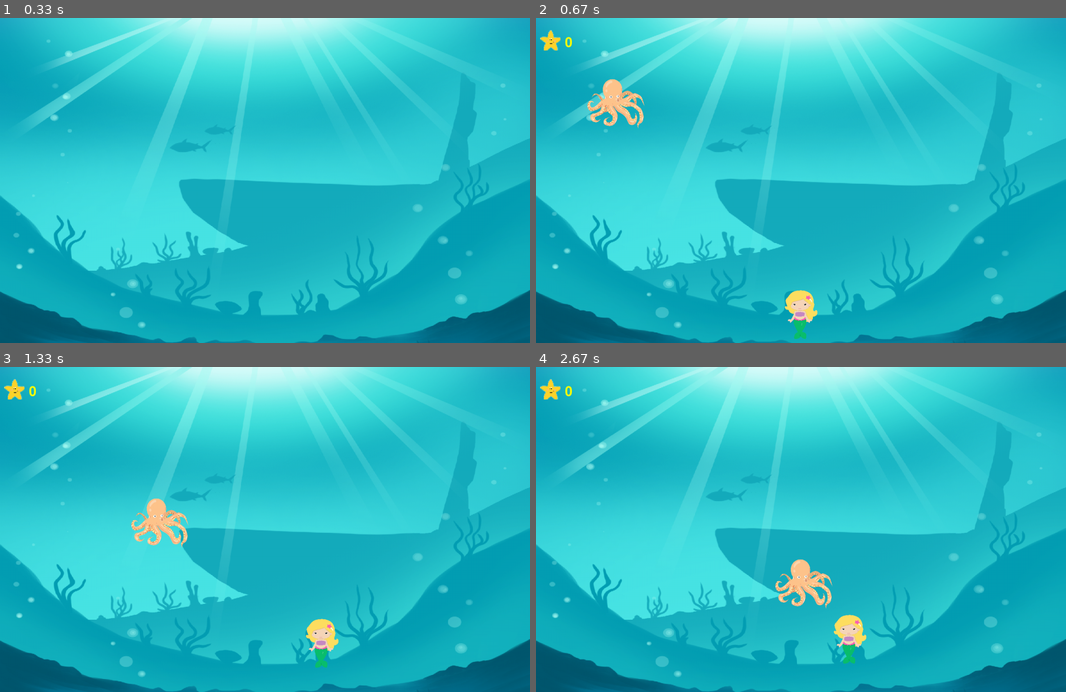
Above: before the commit, frames 1-4 (two rows, left to right).
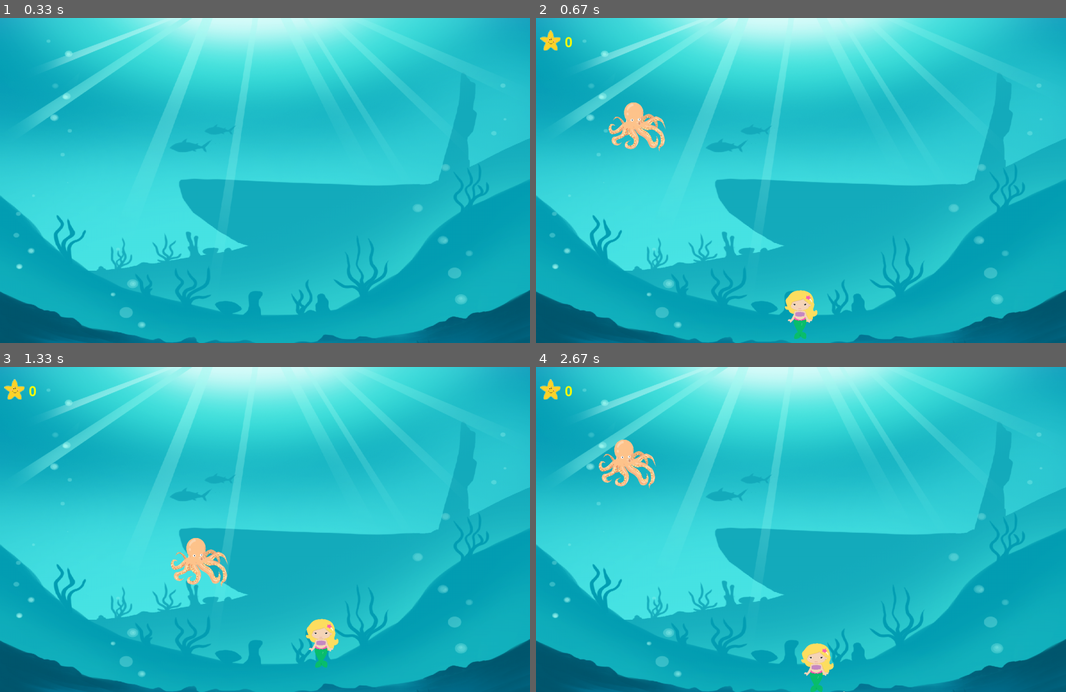
Above: after the commit, the same moments.

Repository: thaissabaini/thaissabaini-PyGame
Game: pygame game, started from jogo_v5.py
Same seed, same stepped clock (60 frames per second), same inputs: the game is played once before the commit and once after it.
Inputs:
- Up to frame 1 (0.33 s): no input
- Up to frame 2 (0.67 s): tap Space at 0.33 s
- Up to frame 3 (1.33 s): hold Right 0.67-1.13 s; tap Space at 0.73, 1.03, 1.23 s; hold Up from 1.17 s (still down)
- Up to frame 4 (2.67 s): release Up at 1.47 s; hold Right 1.5-1.97 s; tap Space at 1.57, 1.87, 2.07, 2.37, 2.63 s; hold Left 2-2.53 s; hold Down from 2.57 s (still down)

Frame 1 is identical in both runs. In frame 2, 1.4% of the frame differs, in the area x 0-25%, y 3-42%; in frame 3, 1.6%; in frame 4, 2.8%, in the area x 0-63%, y 3-100%.

Commit message:
velocidade polvo

Diff:
--- a/jogo_v5.py
+++ b/jogo_v5.py
@@ -21,7 +21,7 @@
 sereia_real = pygame.transform.scale(sereia_img, (sereia_largura, sereia_altura))
 
 estrela_img= pygame.image.load('imagens/star.png').convert_alpha()
-estrela_img=pygame.transform.scale(estrela_img,(30,30))
+estrela_img=pygame.transform.scale(estrela_img,(40,40))
 estrela_maior = pygame.transform.scale(estrela_img,(50,50))
 
 polvo_img= pygame.image.load('imagens/polvo.png').convert_alpha()
@@ -111,8 +111,8 @@
         self.rect=self.image.get_rect()
         self.jogador=jogador
     def update(self):
-        self.rect.x+=(self.jogador.rect.x-self.rect.x)*0.010
-        self.rect.y+=(self.jogador.rect.y-self.rect.y)*0.010
+        self.rect.x+=(self.jogador.rect.x-self.rect.x)*0.015
+        self.rect.y+=(self.jogador.rect.y-self.rect.y)*0.015
 
 
 game = True
